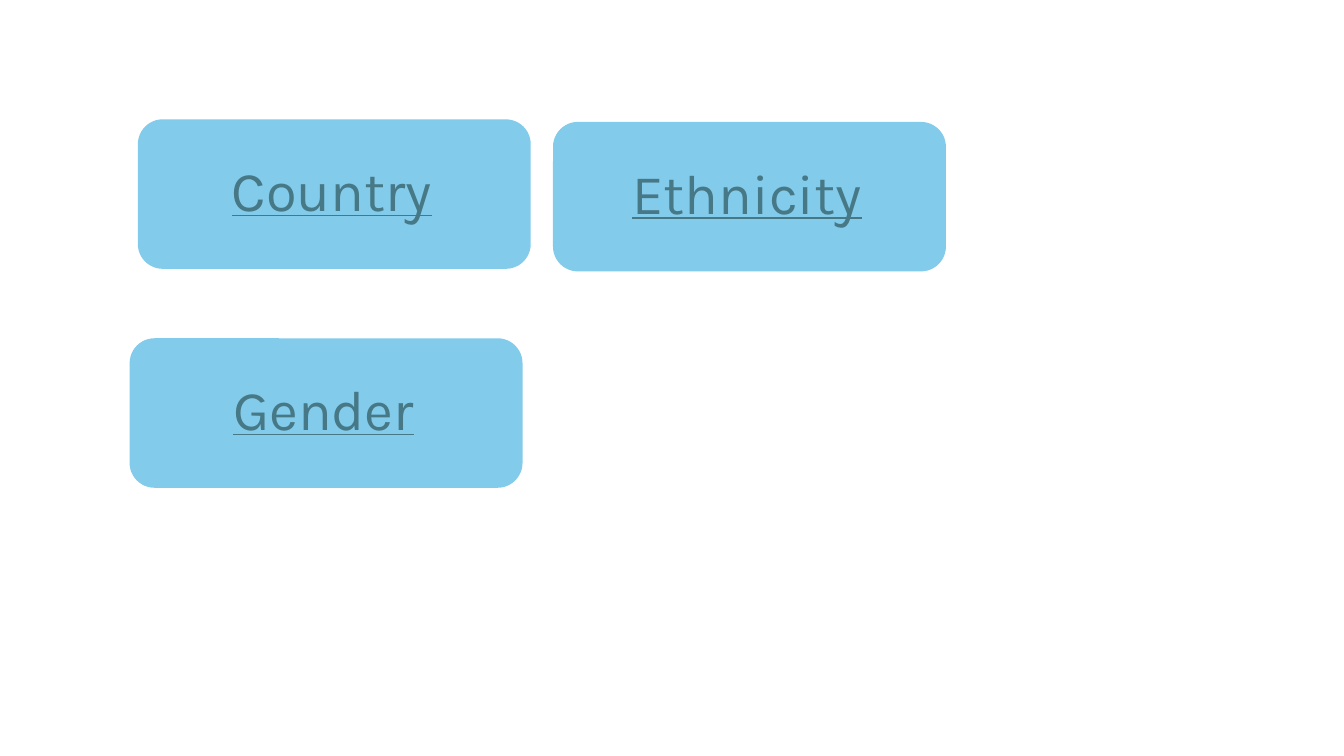
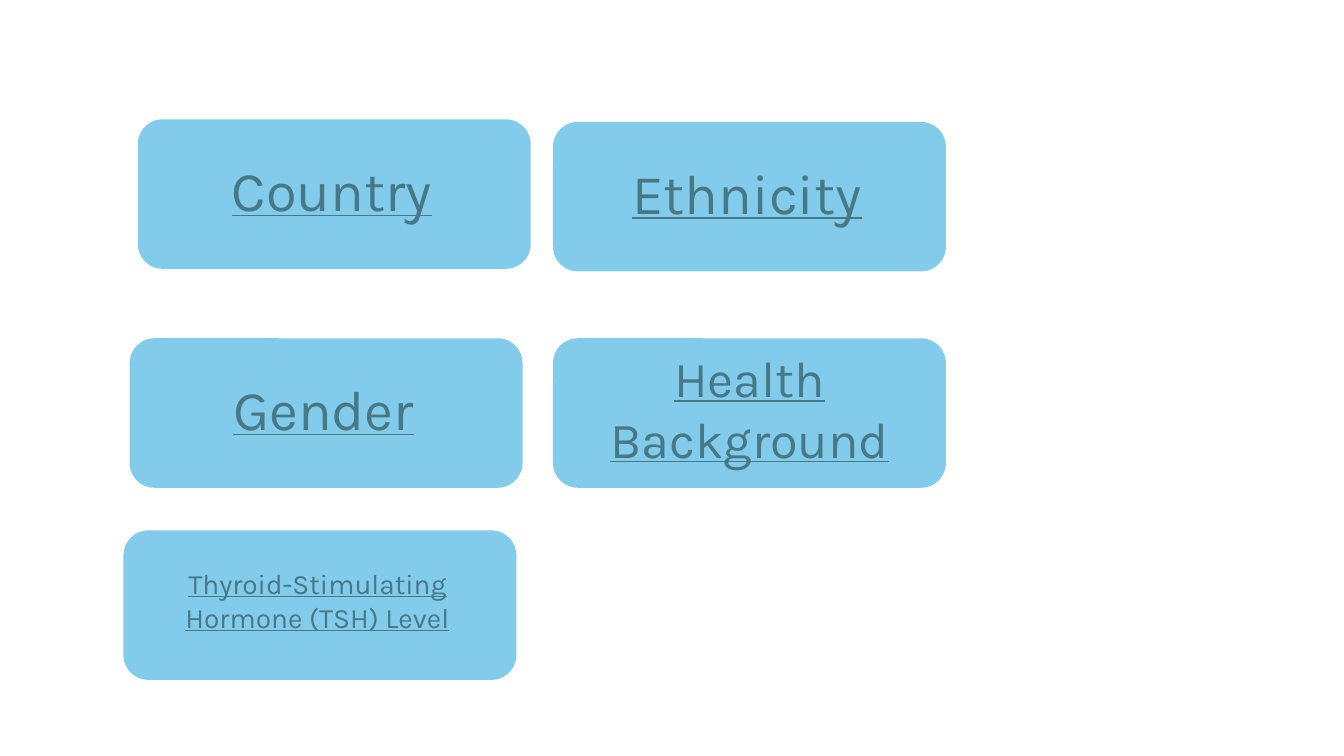
Before and after one commit to wilona-nguyen/Visualization, a slide deck: slide 1 of Final Poject/Proposal - Draft Dashboard.pptx. Drawn at 1344x756 pixels with LibreOffice and Linux fonts; fonts in the diff are those of the drawing. Boxes give left, top, right and bottom in pixels: in the first picture for what was removed or moved away, otherwise in the second. Text is boxed around its words. In the diff, an @@ line names an element or a change of style, - is before the commit and + after.

```diff
--- a/Final Poject/Proposal - Draft Dashboard.pptx
+++ b/Final Poject/Proposal - Draft Dashboard.pptx
@@ rounded rectangle added at (x1=554, y1=339, x2=947, y2=488), fill #83CBEB @@
@@ text added at (x1=610, y1=363, x2=888, y2=470), 36 pt, text #467886, underline @@
+Health Background
@@ rounded rectangle added at (x1=123, y1=530, x2=516, y2=680), fill #83CBEB @@
@@ text added at (x1=185, y1=575, x2=449, y2=631), 20 pt, text #467886, underline @@
+Thyroid-Stimulating Hormone (TSH) Level
```
Also in this commit, not shown: 1 slide added, 7 other files.
